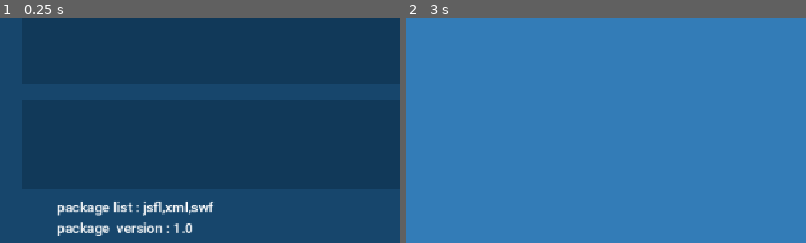
Above: before the commit, frames 1-2 (left to right).
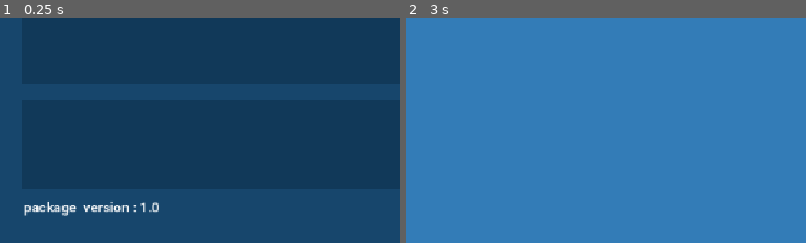
Above: after the commit, the same moments.

Repository: Ghofar05/gn-plugin-manager
Game: Godot game, scene res://scenes/description.tscn
Same seed, same stepped clock (60 frames per second), same inputs: the game is played once before the commit and once after it. This scene is started directly instead of the project's main scene.
Inputs (mouse positions are % of the whole screen's width and height, from its top left):
- Up to frame 1 (0.25 s): no input
- Up to frame 2 (3 s): click (12, 78) at 0.5 s; click (31, 78) at 1.25 s; click (50, 78) at 2 s; click (97, 4) at 2.75 s
The pictures show only the part of the screen within x 0-50%, y 50-100%; the shares and areas given below are measured in that part.

The runs differ from the first frame. In frame 1, 2.4% of the frame differs, in the area x 6-54%, y 81-97%; in frame 2, nothing differs.
Error before the commit: Invalid assignment of property or key 'texture' with value of type 'String' on a base object of type 'TextureRect'. (res://scenes/description.gd:133)
Error after the commit: Invalid assignment of property or key 'texture' with value of type 'String' on a base object of type 'TextureRect'. (res://scenes/description.gd:157)

Commit message:
minor update
- local stream
- data saving

Diff:
--- a/main.gd
+++ b/main.gd
@@ -35,10 +35,10 @@
 	list_file["total swf"] = list_file["swf"].size()
 
 
-	var file = FileAccess.open("user://test.json",FileAccess.WRITE)
-	var json = JSON.stringify(list_file)
-	file.store_string(json)
-	file.close()
+	#var file = FileAccess.open("user://test.json",FileAccess.WRITE)
+	#var json = JSON.stringify(list_file)
+	#file.store_string(json)
+	#file.close()
 
 
 
--- a/project.godot
+++ b/project.godot
@@ -53,5 +53,4 @@
 
 renderer/rendering_method="gl_compatibility"
 renderer/rendering_method.mobile="gl_compatibility"
-anti_aliasing/quality/msaa_2d=1
 environment/defaults/default_clear_color=Color(0.200409, 0.487172, 0.717982, 1)
--- a/scenes/description.gd
+++ b/scenes/description.gd
@@ -10,6 +10,10 @@
 @onready var thumb_3: TextureButton = $HBoxContainer/thumb3
 @onready var paused_label: Label = $AspectRatioContainer/VideoStreamPlayer/paused_label
 @onready var imageview: TextureRect = $imageview
+@onready var judul: Label = $judul
+@onready var deskripsi: TextEdit = $deskripsi
+@onready var versi: Label = $versi
+
 
 var is_video_exist:bool
 var is_video_pause:bool = true
@@ -39,14 +43,26 @@
 	var img_thumbnail1:Image
 	var img_thumbnail2:Image
 
-	for i in list_dir:
-		print(i)
-
 	var newPath = str(path+"/"+this_name)
-
 	dir = DirAccess.open(newPath)
+
+	if FileAccess.file_exists(newPath+"/"+this_name+".json"):
+		var file = FileAccess.open(newPath+"/"+this_name+".json",FileAccess.READ)
+		var json = file.get_as_text()
+		var info = JSON.parse_string(json)
+		print(info)
+		judul.text = info["nama"]
+		deskripsi.text = info["deskripsi"]
+		versi.text = str("version : "+ str(info["versi"]))
+
+	else:
+		print("no "+ str(this_name)+".json exists")
+	#for i in list_dir:
+		#print(i)
+
+
 	list_file = dir.get_files()
-	print("ini list file mentahan = "+str(list_file))
+	#print("ini list file mentahan = "+str(list_file))
 
 	for i in list_file:
 		if ".png" in i:
@@ -57,16 +73,24 @@
 			update_ogv_file = i
 			is_video_exist = true
 
-	print("ini list file png dari mentahan = "+str(update_png_file))
-	print (update_ogv_file)
+	#print("ini list file png dari mentahan = "+str(update_png_file))
+	#print (update_ogv_file)
 
 
 	if is_video_exist:
-
+		print(newPath)
 		print("ini list terbaru "+str(dir.get_files()))
 
 		var video_file = VideoStreamTheora.new()
-		video_file.file = newPath+"/"+update_ogv_file
+
+		if FileAccess.file_exists("user://"+update_ogv_file):
+			video_file.file = "user://"+update_ogv_file
+		else:
+			print("file "+update_ogv_file+" ga ada")
+			dir.copy(newPath+"/"+update_ogv_file,"user://"+update_ogv_file)
+			video_file.file = "user://"+update_ogv_file
+
+
 		video_stream_player.stream = video_file
 		video_stream_player.loop = true
 		video_stream_player.play()
--- a/scenes/description.tscn
+++ b/scenes/description.tscn
@@ -96,6 +96,9 @@
 offset_bottom = 9.5
 grow_horizontal = 2
 grow_vertical = 2
+theme_override_colors/font_outline_color = Color(0, 0, 0, 1)
+theme_override_constants/outline_size = 5
+theme_override_font_sizes/font_size = 30
 text = "paused"
 
 [node name="judul" type="Label" parent="."]
@@ -112,33 +115,20 @@
 text = "Lorem Ipsum"
 horizontal_alignment = 1
 
-[node name="list_paket" type="Label" parent="."]
-layout_mode = 1
-anchors_preset = 5
-anchor_left = 0.5
-anchor_right = 0.5
-offset_left = -495.5
-offset_top = 583.0
-offset_right = -159.5
-offset_bottom = 613.0
-grow_horizontal = 2
-theme_override_font_sizes/font_size = 20
-text = "package list : jsfl,xml,swf"
-
 [node name="versi" type="Label" parent="."]
 layout_mode = 1
 anchors_preset = 5
 anchor_left = 0.5
 anchor_right = 0.5
-offset_left = -495.5
-offset_top = 613.0
-offset_right = -221.5
-offset_bottom = 643.0
+offset_left = -543.0
+offset_top = 583.0
+offset_right = -269.0
+offset_bottom = 613.0
 grow_horizontal = 2
 theme_override_font_sizes/font_size = 20
 text = "package  version : 1.0"
 
-[node name="TextEdit" type="TextEdit" parent="."]
+[node name="deskripsi" type="TextEdit" parent="."]
 layout_mode = 1
 anchors_preset = 5
 anchor_left = 0.5
@@ -155,6 +145,12 @@
 
 Aliquam luctus augue at massa pellentesque sodales. Maecenas laoreet consectetur odio, vitae eleifend odio ullamcorper  …(535 unchanged characters)…
 editable = false
+context_menu_enabled = false
+shortcut_keys_enabled = false
+selecting_enabled = false
+drag_and_drop_selection_enabled = false
+virtual_keyboard_enabled = false
+middle_mouse_paste_enabled = false
 wrap_mode = 1
 scroll_smooth = true
 
--- a/scenes/list.gd
+++ b/scenes/list.gd
@@ -12,21 +12,42 @@
 
 var data:Dictionary = {
 	"this_name":"",
+	"installed_files":[],
 	"installed_jsfl":[],
 	"installed_xml":[],
 	"installed_swf":[],
+	"is_installed":false
 
 
 }
 var installed_list_file = []
 
-var is_installed:bool = false
+var is_this_installed:bool = false
 
 func change_label(nama) -> void:
 	name = nama
 	data["this_name"] = nama
 	$TextureRect/Label.text = nama
 	update_file_icon()
+
+func load_save_data(nama) -> void:
+	if FileAccess.file_exists("user://"+str(nama)+".json"):
+		var file = FileAccess.open("user://"+str(nama)+".json",FileAccess.READ)
+		var json = file.get_as_text()
+		data = JSON.parse_string(json)
+	else:
+		print("no "+ str(nama)+".json exists")
+
+	installed_list_file = data["installed_files"]
+
+	if data["is_installed"]:
+		is_this_installed = true
+	else :
+		is_this_installed = false
+
+
+	pass
+
 
 func update_file_icon() -> void:
 	var dir = DirAccess.open(str(path+"/"+name))
@@ -68,6 +89,12 @@
 
 	installed_list_file.append_array(list_name_updatejsxml)
 	installed_list_file.append_array(list_name_swf)
+	data["installed_files"] = installed_list_file
+	data["is_installed"] = true
+	var file = FileAccess.open("user://"+str(name)+".json",FileAccess.WRITE)
+	var json = JSON.stringify(data)
+	file.store_string(json)
+	file.close()
 
 
 
@@ -87,23 +114,31 @@
 
 func uninstall_plugin() -> void:
 	var dir
-	for i in installed_list_file:
-		if ".swf" in i:
-			dir = DirAccess.open(targetPathSWF)
-			delfile(i,dir,targetPathSWF)
-			data["installed_swf"].pop_front()
-
-		elif ".jsfl" in i:
-			dir = DirAccess.open(targetPathXMLJS)
-			delfile(i,dir,targetPathXMLJS)
-			data["installed_jsfl"].pop_front()
-
-		elif ".xml" in i:
-			dir = DirAccess.open(targetPathXMLJS)
-			delfile(i,dir,targetPathXMLJS)
-			data["installed_xml"].pop_front()
-
-
+	if is_this_installed:
+		for i in installed_list_file:
+			if ".swf" in i:
+				dir = DirAccess.open(targetPathSWF)
+				delfile(i,dir,targetPathSWF)
+				data["installed_swf"].pop_front()
+
+			elif ".jsfl" in i:
+				dir = DirAccess.open(targetPathXMLJS)
+				delfile(i,dir,targetPathXMLJS)
+				data["installed_jsfl"].pop_front()
+
+			elif ".xml" in i:
+				dir = DirAccess.open(targetPathXMLJS)
+				delfile(i,dir,targetPathXMLJS)
+				data["installed_xml"].pop_front()
+	else :
+		print("this plugin not installed")
+
+	data["installed_files"] = []
+	data["is_installed"] = false
+	var file = FileAccess.open("user://"+str(name)+".json",FileAccess.WRITE)
+	var json = JSON.stringify(data)
+	file.store_string(json)
+	file.close()
 	print(data)
 
 	pass
@@ -112,45 +147,51 @@
 
 # untuk mencopy file
 func copyfile(filename:String,dir:DirAccess,from:String,to:String):
-	var is_file_exist = dir.file_exists(to+"/"+filename)
-	dir.copy(from+"/"+filename,to+"/"+filename)
+	if dir.file_exists(to+"/"+filename):
+		dir.copy(from+"/"+filename,to+"/"+filename)
+	else:
+		print("file yang mau copy tidak ada")
 	pass
 
 func delfile(filename:String,dir:DirAccess,to:String):
-	var is_file_exist = dir.file_exists(to+"/"+filename)
-	dir.remove(to+"/"+filename)
+	if dir.file_exists(to+"/"+filename):
+		dir.remove(to+"/"+filename)
+	else :
+		print("file yang mau dihapus tidak ada")
 
 
 func _on_install_mouse_entered() -> void:
-	if not is_installed :
+	if not is_this_installed :
 		Input.set_custom_mouse_cursor(point,Input.CURSOR_ARROW,Vector2(12,12))
 	pass # Replace with function body.
 
 
 func _on_install_mouse_exited() -> void:
-	if not is_installed :
+	if not is_this_installed:
 		Input.set_custom_mouse_cursor(default,Input.CURSOR_ARROW,Vector2(12,12))
 	pass # Replace with function body.
 
 
 func _on_uninstall_mouse_entered() -> void:
-	if is_installed:
+	if is_this_installed:
 		Input.set_custom_mouse_cursor(point,Input.CURSOR_ARROW,Vector2(12,12))
 	pass # Replace with function body.
 
 
 func _on_uninstall_mouse_exited() -> void:
-	if is_installed:
+	if is_this_installed:
 		Input.set_custom_mouse_cursor(default,Input.CURSOR_ARROW,Vector2(12,12))
 	pass # Replace with function body.
 
 func _ready() -> void:
-	$install.disabled = false
-	$uninstall.disabled = true
+	pass
+
+
+
 
 
 func _process(_delta: float) -> void:
-	if is_installed:
+	if is_this_installed:
 		$install.disabled = true
 		$uninstall.disabled = false
 	else :
@@ -160,13 +201,13 @@
 
 func _on_install_pressed() -> void:
 	install_plugin()
-	is_installed = true
+	is_this_installed = true
 	pass # Replace with function body.
 
 
 func _on_uninstall_pressed() -> void:
 	uninstall_plugin()
-	is_installed = false
+	is_this_installed = false
 	pass # Replace with function body.
 
 
--- a/scenes/list_container.gd
+++ b/scenes/list_container.gd
@@ -23,5 +23,6 @@
 	var y = 0
 	for i in a:
 		i.change_label(str(list_plugin[y]))
+		i.load_save_data(str(list_plugin[y]))
 		y += 1
 		pass
